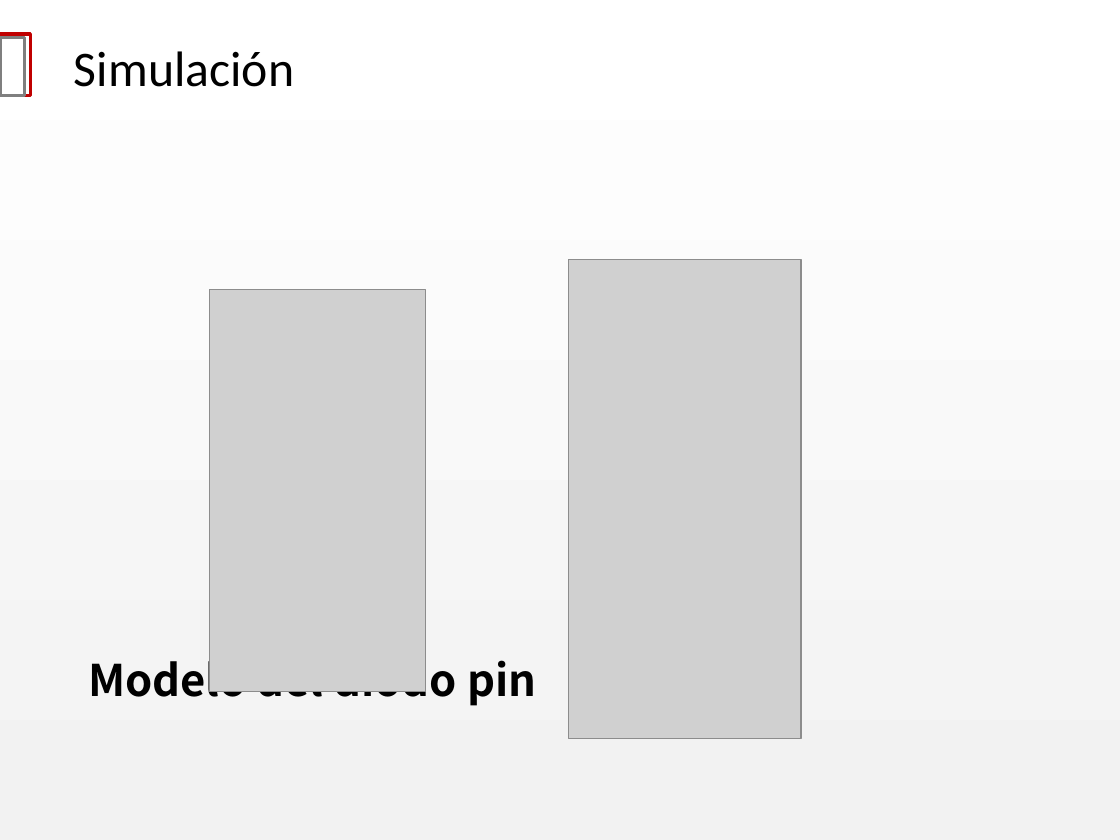
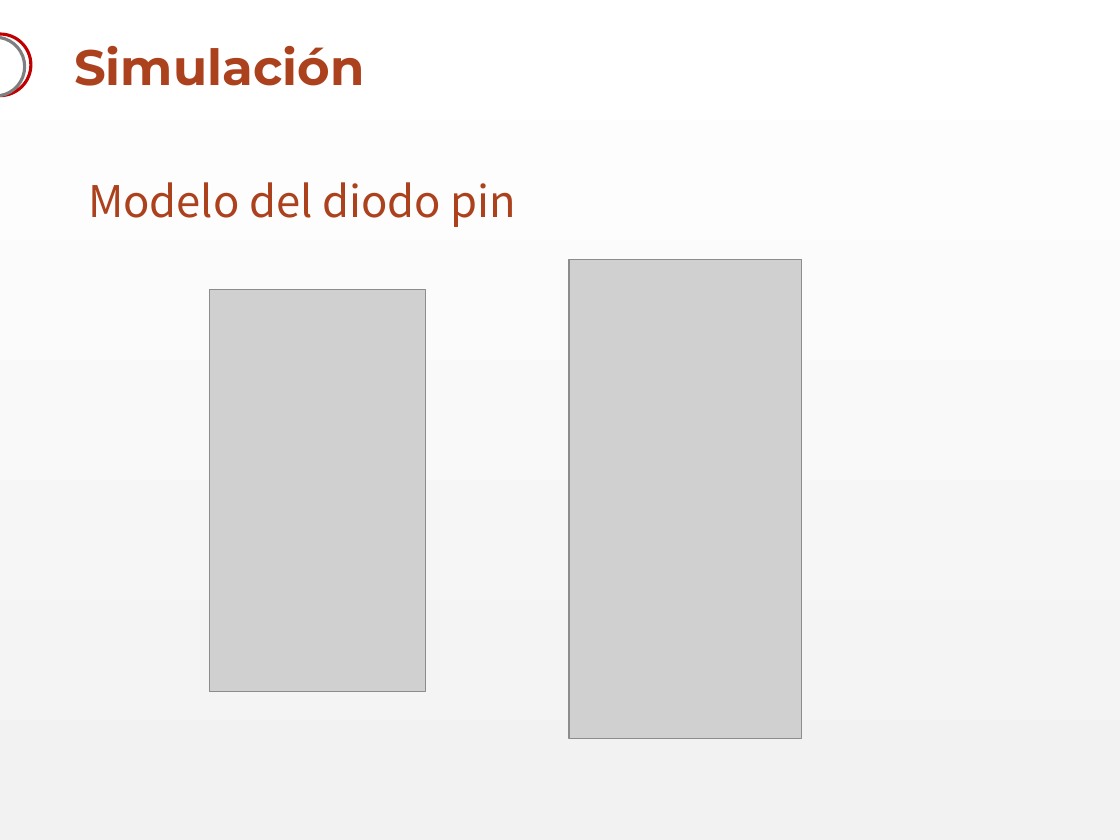
Before and after one commit to akukulanski/RF_Switch_3GHz, a slide deck: slide 6 of Presentación/RF Switch.pptx. Drawn at 1120x840 pixels with LibreOffice and Linux fonts; fonts in the diff are those of the drawing; grey boxes stand for pictures; background and template pictures are left out. Boxes give left, top, right and bottom in pixels: in the first picture for what was removed or moved away, otherwise in the second. Text is boxed around its words. In the diff, an @@ line names an element or a change of style, - is before the commit and + after.

```diff
--- a/Presentación/RF Switch.pptx
+++ b/Presentación/RF Switch.pptx
@@ title "Simulación" at [74, 46, 364, 86]: font Calibri to Montserrat, text colour #000000 to #AC411D, bold on; line spacing 1 to 0.9 @@
@@ rectangle removed at [0, 34, 31, 95] @@
@@ rectangle removed at [0, 38, 25, 96] @@
@@ freeform shape added at [0, 34, 31, 95], outline #C00000 2 pt @@
@@ freeform shape added at [0, 38, 25, 96], outline #7F7F7F 2 pt @@
@@ text "Modelo del diodo pin" at [88, 182, 517, 227]: text colour #000000 to #AC411D, bold off; alignment left to justified; line spacing 1 to 1.1; more space between paragraphs; vertical alignment bottom to top @@
```
Also in this commit, not shown: 14 other slides changed.
